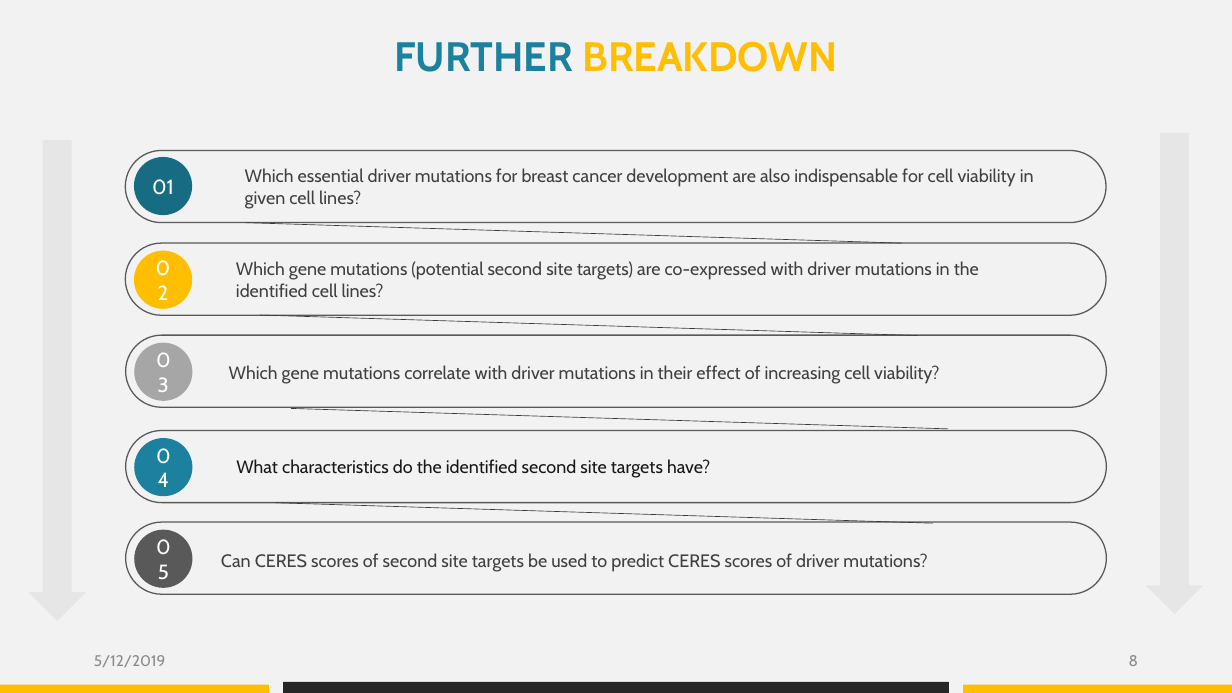
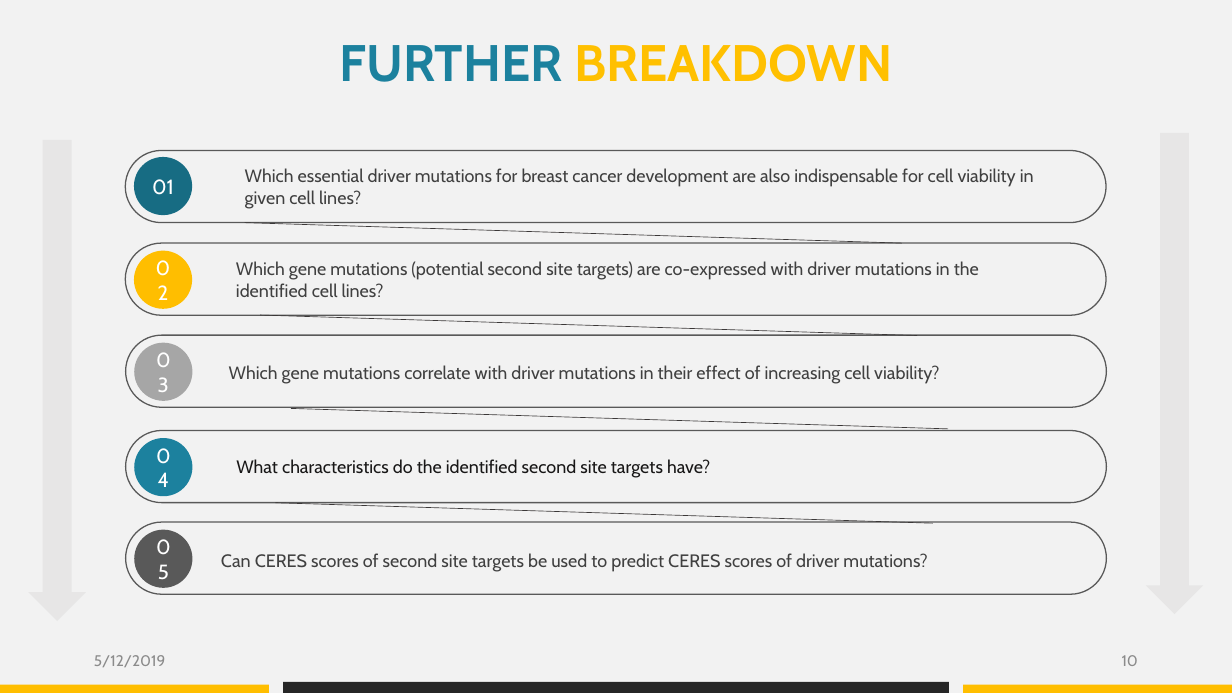
Before and after one commit to datascience-mobi/group-04-project-1-4, a slide deck: slide 10 of Project proposal_presentation_V1.pptx (slide 8 before the commit). Drawn at 1232x693 pixels with LibreOffice and Linux fonts; fonts in the diff are those of the drawing. Boxes give left, top, right and bottom in pixels: in the first picture for what was removed or moved away, otherwise in the second. Text is boxed around its words. In the diff, an @@ line names an element or a change of style, - is before the commit and + after.

```diff
--- a/Project proposal_presentation_V1.pptx
+++ b/Project proposal_presentation_V1.pptx
@@ text "FURTHER BREAKDOWN" at [340,44,892,82]: size 32 to 40 pt; text colour #FFBE00 to #FFC000 in "BREAKDOWN" @@
@@ page number at [1122,655,1138,666]: text changed @@
-8
+10
```
Also in this commit, not shown: 8 other slides changed, 3 slides added, 4 slides removed, 5 other files.
